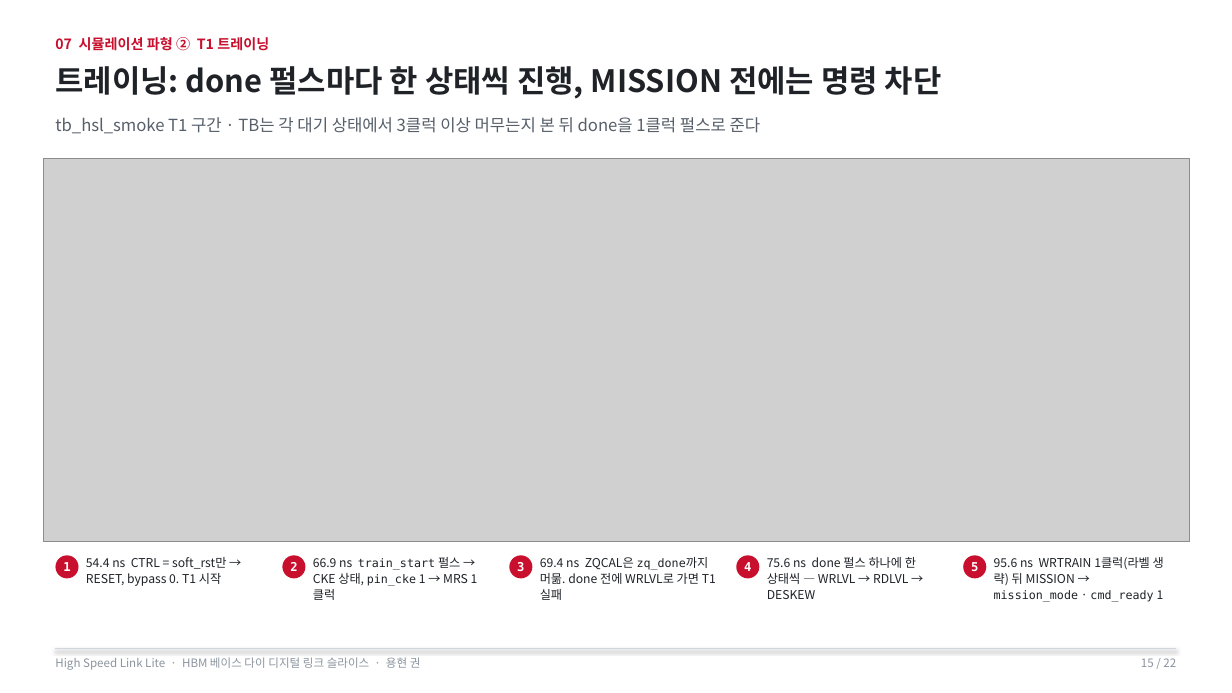
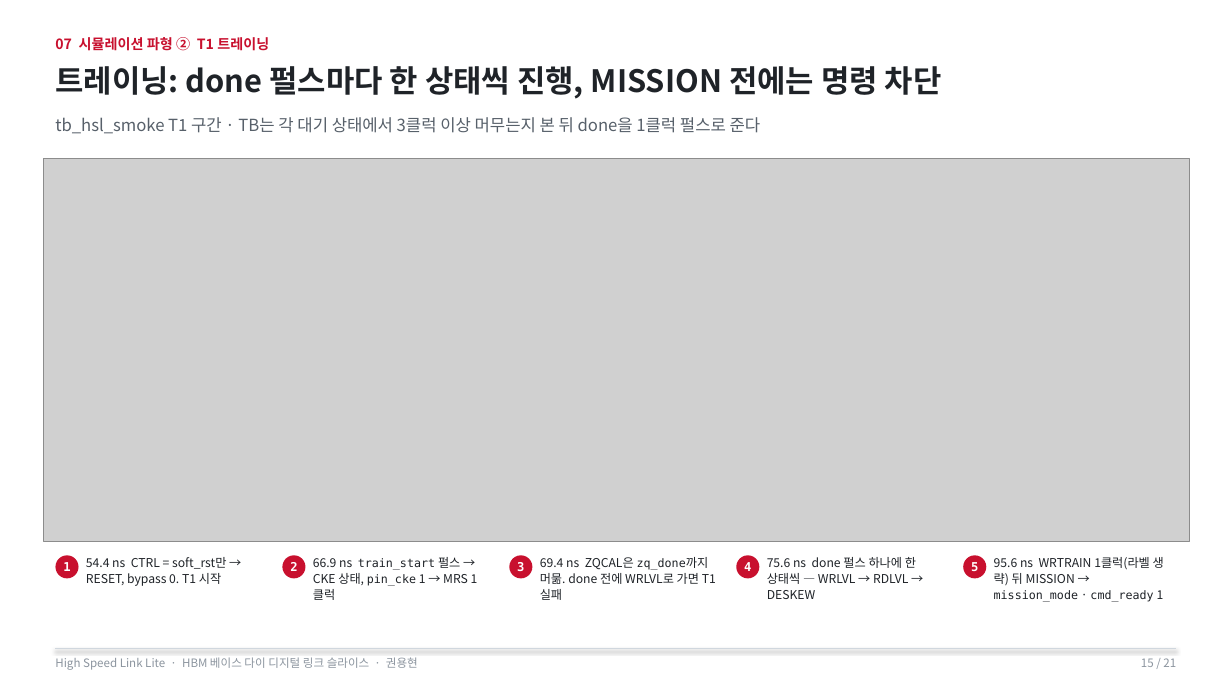
Before and after one commit to yhkwon-git/High_Speed_Link_Lite, a slide deck: slide 15 of portfolio-deck/HighSpeedLinkLite_Portfolio.pptx. Drawn at 1232x693 pixels with LibreOffice and Linux fonts; fonts in the diff are those of the drawing; grey boxes stand for pictures. Boxes give left, top, right and bottom in pixels: in the first picture for what was removed or moved away, otherwise in the second. Text is boxed around its words. In the diff, an @@ line names an element or a change of style, - is before the commit and + after.

```diff
--- a/portfolio-deck/HighSpeedLinkLite_Portfolio.pptx
+++ b/portfolio-deck/HighSpeedLinkLite_Portfolio.pptx
@@ text at bbox=[55, 657, 418, 670]: text changed @@
-High Speed Link Lite · HBM 베이스 다이 디지털 링크 슬라이스 · 용현 권
+High Speed Link Lite · HBM 베이스 다이 디지털 링크 슬라이스 · 권용현
@@ text at bbox=[1141, 658, 1176, 667]: text changed @@
-15 / 22
+15 / 21
```
Also in this commit, not shown: 20 other slides changed, 1 slide removed, 3 other files.
